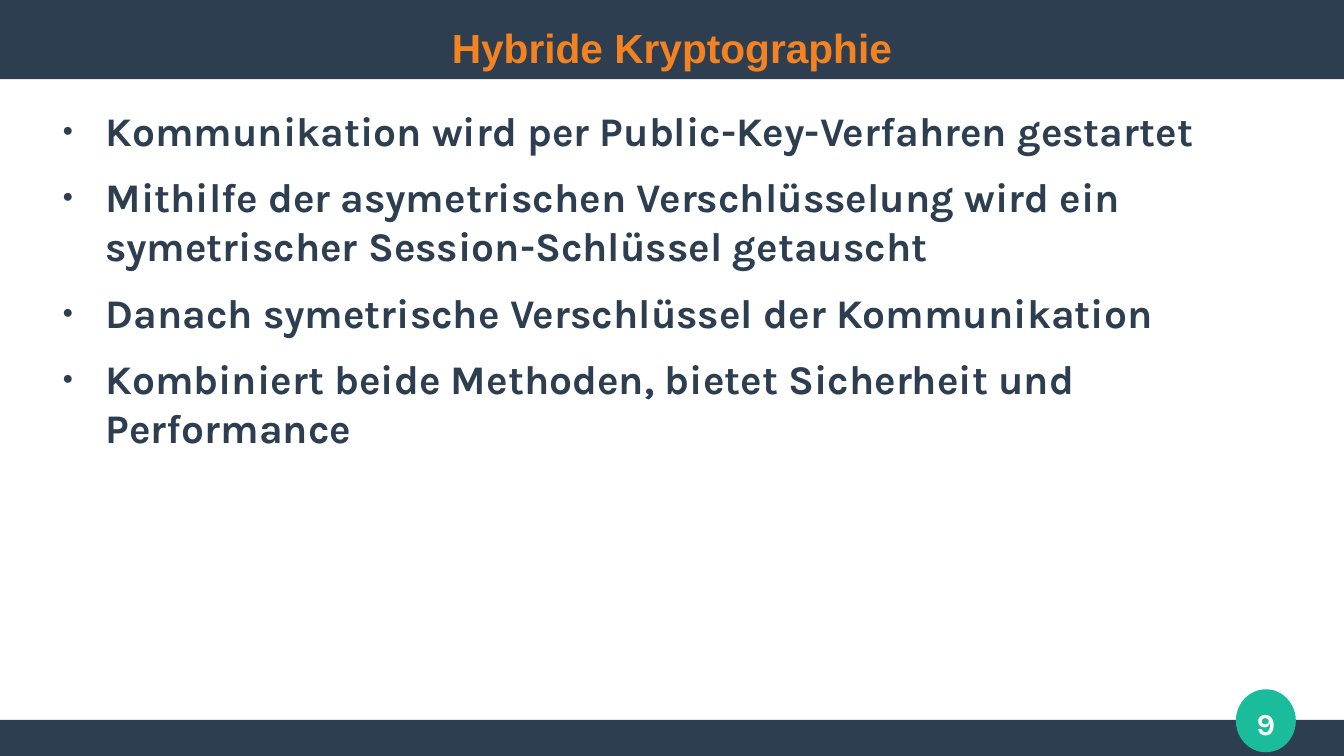
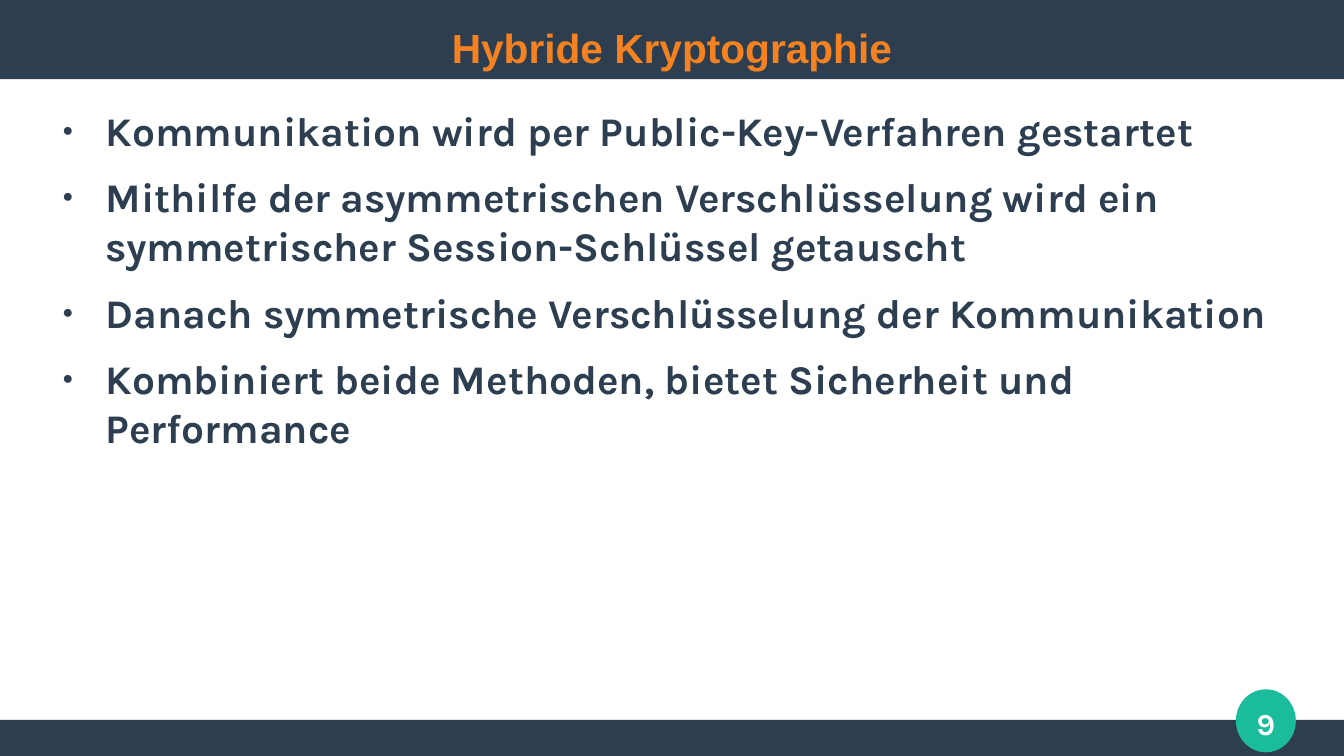
Before and after one commit to ghandmann/HS-AlbSig-WebAnwendungen2, a slide deck: slide 9 of Kapitel/03_SSL_TLS_HTTPS.odp. Drawn at 1344x756 pixels with LibreOffice and Linux fonts; fonts in the diff are those of the drawing. Boxes give left, top, right and bottom in pixels: in the first picture for what was removed or moved away, otherwise in the second. Text is boxed around its words. In the diff, an @@ line names an element or a change of style, - is before the commit and + after.

Commit message:
Fix typos
Fixes #1

```diff
--- a/Kapitel/03_SSL_TLS_HTTPS.odp
+++ b/Kapitel/03_SSL_TLS_HTTPS.odp
@@ text at bbox=[106, 183, 1265, 338]: text changed @@
-● Mithilfe der asymetrischen Verschlüsselung wird ein symetrischer Session-Schlüssel getauscht
-● Danach symetrische Verschlüssel der Kommunikation
+● Mithilfe der asymmetrischen Verschlüsselung wird ein symmetrischer Session-Schlüssel getauscht
+● Danach symmetrische Verschlüsselung der Kommunikation
```
Also in this commit, not shown: 10 other slides changed.
